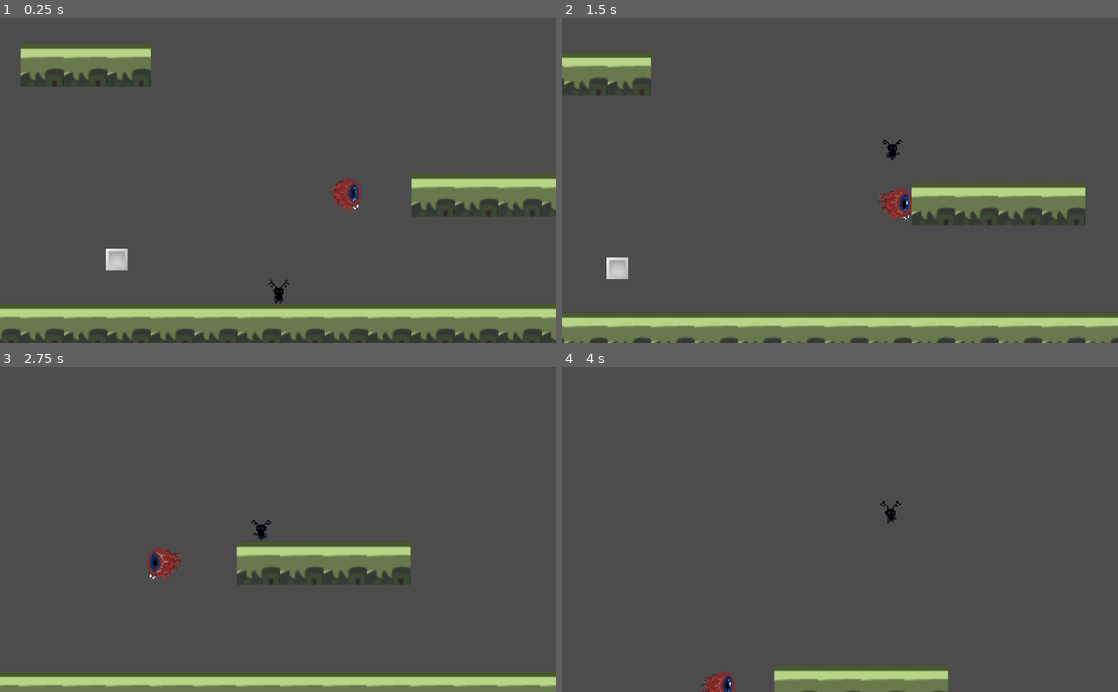
Above: before the commit, frames 1-4 (two rows, left to right).
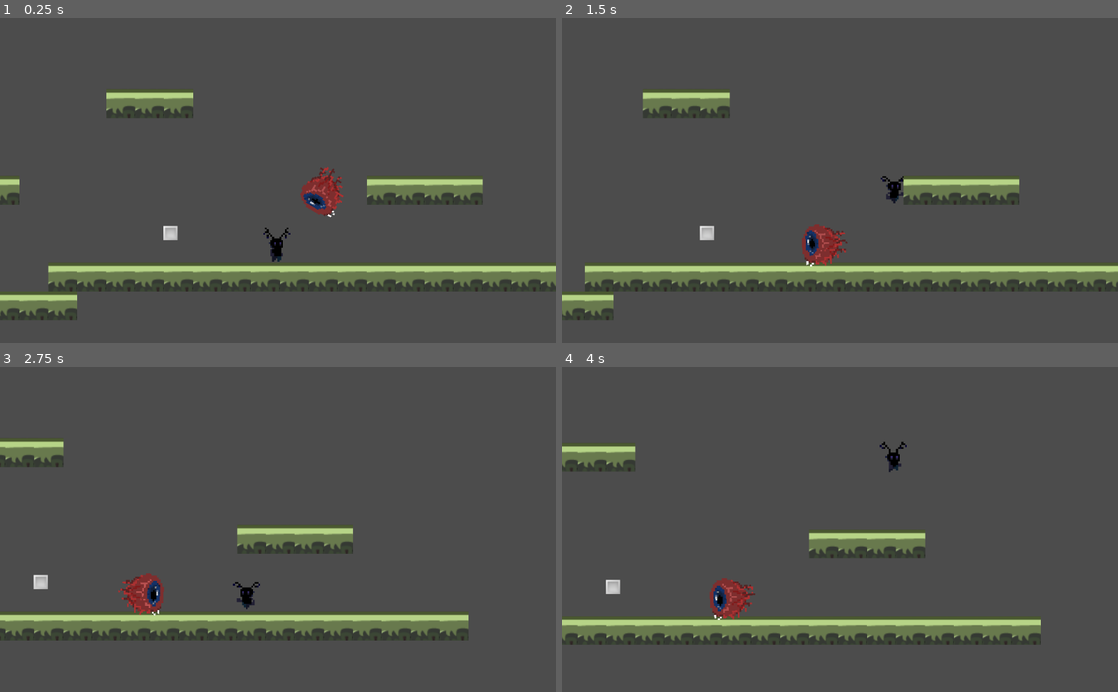
Above: after the commit, the same moments.

Repository: RPI-GameJamTeam/GodotProject
Game: Godot game, scene res://Scenes/MainScene.tscn
Two runs of this game, one before a commit and one after it. Both use one fixed random seed, a clock stepped at 60 frames per second and the inputs below.
Inputs:
- Up to frame 1 (0.25 s): no input
- Up to frame 2 (1.5 s): hold D (right) from 0.53 s (still down); tap Shift (dash) at 0.6, 1.35 s; tap Space (jump) at 0.77 s
- Up to frame 3 (2.75 s): tap Space (jump) at 1.52 s; release D (right) at 2.03 s; hold A (left) from 2.03 s (still down); tap Shift (dash) at 2.1 s
- Up to frame 4 (4 s): release A (left) at 2.78 s; hold D (right) from 2.78 s (still down); tap Shift (dash) at 2.85, 3.6 s; tap Space (jump) at 3.02, 3.77 s

The runs differ from the first frame. In frame 1, 26% of the frame differs, in the area x 0-100%, y 7-100%; in frame 2, 24%; in frame 3, 19%; in frame 4, 13%.

Commit message:
Fix scaling issues

Diff:
--- a/Game Jam/Scenes/Enemy.tscn
+++ b/Game Jam/Scenes/Enemy.tscn
@@ -6,6 +6,7 @@
 [sub_resource type="CircleShape2D" id=1]
 
 [node name="Enemy" type="KinematicBody2D"]
+scale = Vector2( 2, 2 )
 script = ExtResource( 2 )
 
 [node name="AnimatedSprite" parent="." instance=ExtResource( 1 )]
--- a/Game Jam/Scenes/Player.tscn
+++ b/Game Jam/Scenes/Player.tscn
@@ -6,8 +6,8 @@
 [ext_resource path="res://Asset/Art/floaty_64.png" type="Texture" id=4]
 
 [sub_resource type="CapsuleShape2D" id=1]
-radius = 7.75
-height = 1.5
+radius = 4.20165
+height = 9.98948
 
 [sub_resource type="CanvasItemMaterial" id=2]
 blend_mode = 1
@@ -39,6 +39,7 @@
 [node name="Player" type="KinematicBody2D" groups=[
 "Player",
 ]]
+scale = Vector2( 2, 2 )
 script = ExtResource( 2 )
 __meta__ = {
 "_edit_group_": true
@@ -47,7 +48,7 @@
 [node name="Camera2D" type="Camera2D" parent="."]
 offset = Vector2( 0, -80 )
 current = true
-zoom = Vector2( 0.4, 0.4 )
+zoom = Vector2( 0.6, 0.6 )
 limit_smoothed = true
 drag_margin_h_enabled = true
 drag_margin_v_enabled = true
@@ -73,4 +74,4 @@
 texture = ExtResource( 4 )
 
 [node name="AnimatedSprite" parent="." instance=ExtResource( 1 )]
-frame = 4
+frame = 1
--- a/Game Jam/Scripts/Enemy.gd
+++ b/Game Jam/Scripts/Enemy.gd
@@ -14,26 +14,9 @@
 func _ready():
 	state = State.IDLE
 
-var input = Vector2()
-func get_input():
-	input = Vector2()
-	if Input.is_action_pressed("right"):
-		input.x += 1
-	if Input.is_action_pressed("left"):
-		input.x -= 1
-	if Input.is_action_pressed("up"):
-		input.y -= 1
-	if Input.is_action_pressed("down"):
-		input.y += 1
-
-	input = input.normalized()
-
 func _physics_process(delta):
-	get_input()
-
 	var targetPoint = Vector2()
-	#var moveDir = (targetPoint - position).normalized()
-	var moveDir = input
+	var moveDir = (targetPoint - position).normalized()
 	var movement = moveDir * FLY_FORCE
 
 	# slow the player down while not moving
--- a/Game Jam/Scripts/Player.gd
+++ b/Game Jam/Scripts/Player.gd
@@ -1,9 +1,9 @@
 extends KinematicBody2D
 
-const WALK_FORCE = 200
-const WALK_MAX_SPEED = 100
-const STOP_FORCE = 1300
-const JUMP_SPEED = 300
+const WALK_FORCE = 400
+const WALK_MAX_SPEED = 200
+const STOP_FORCE = 2600
+const JUMP_SPEED = 400
 
 var velocity = Vector2()
 var input = Vector2()
@@ -61,9 +61,9 @@
 		velocity.x = clamp(velocity.x, -WALK_MAX_SPEED, WALK_MAX_SPEED)
 
 	if (velocity.y < 0):
-		velocity.y += gravity * 4 * delta
+		velocity.y += gravity * 4 * delta * 2
 	else:
-		velocity.y += gravity * 4 * delta
+		velocity.y += gravity * 4 * delta * 2
 
 	velocity = move_and_slide_with_snap(velocity, Vector2.DOWN, Vector2.UP)
 
